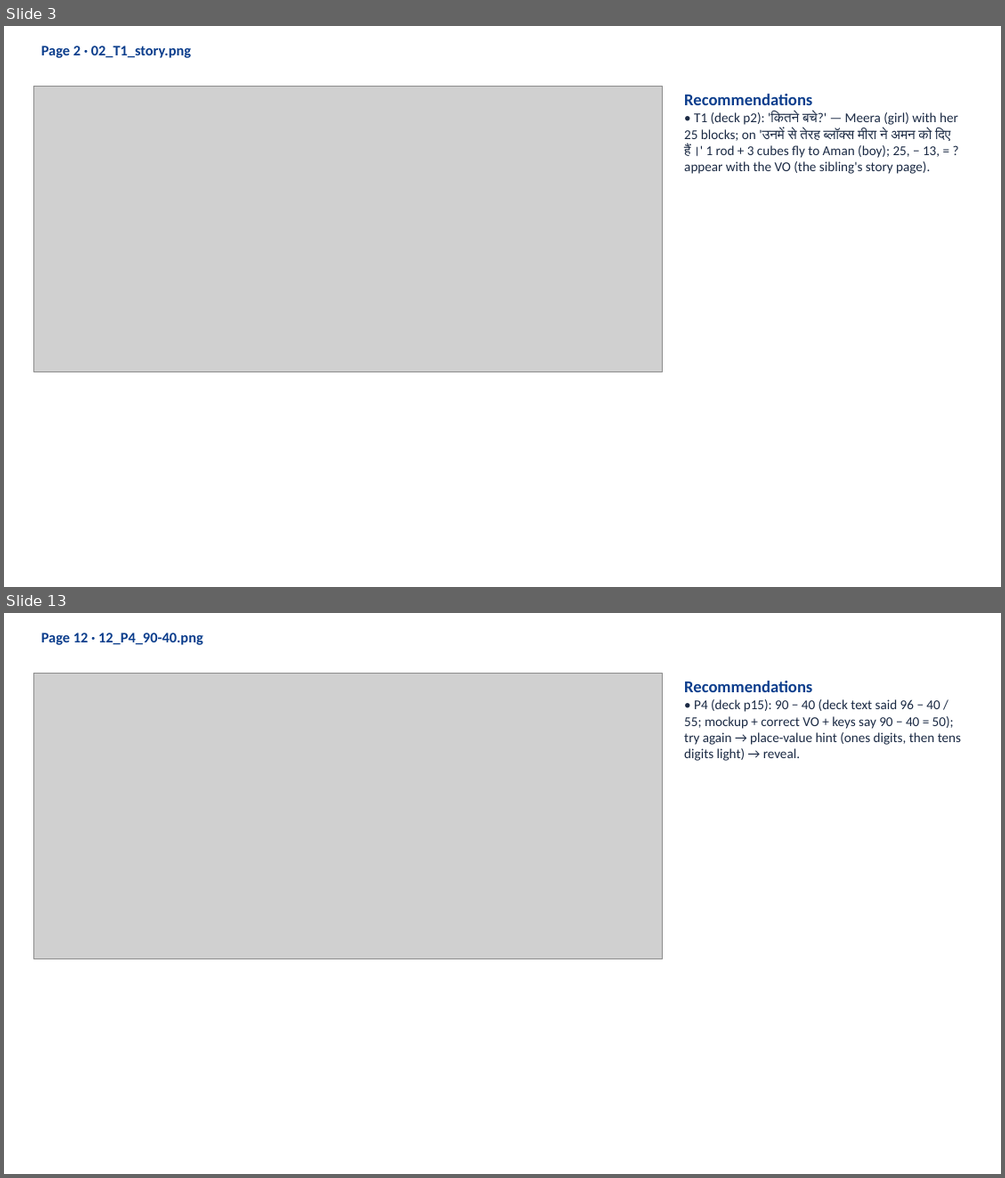
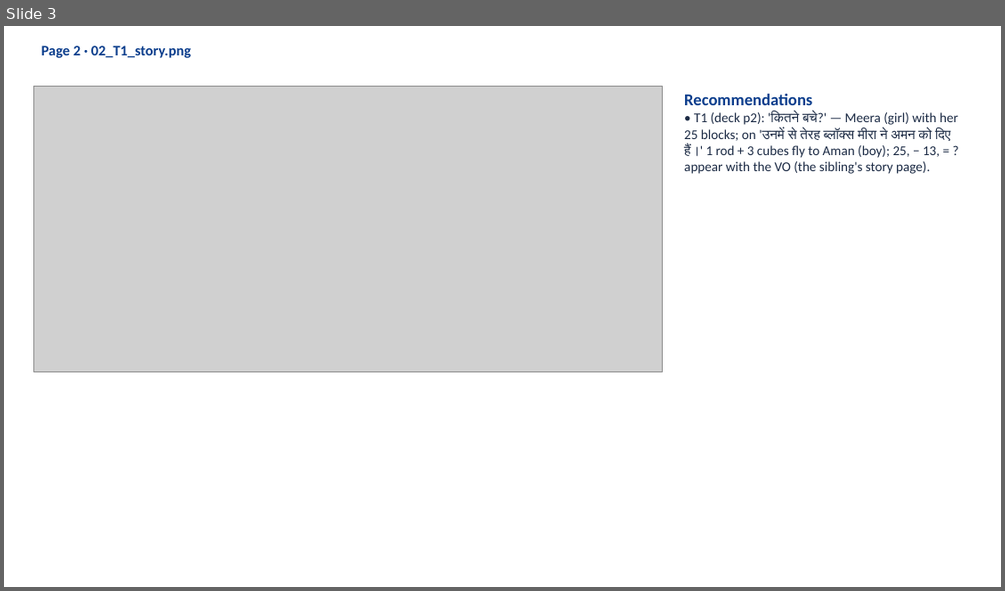
Before and after one commit to CodeWithPiyush0/MTG2A01_L04_S01-File6-, a slide deck: MTG2A01_L04_S01_build_v2_review.pptx. Shown one above the other, each under a label of ours: slides 3 and 13 before the commit, slide 3 after it; the slides between them are not shown. The pictures are 1005x1178 and 1005x591 pixels, drawn with LibreOffice and Linux fonts; fonts in the diff are those of the drawing; grey boxes stand for pictures. Boxes give left, top, right and bottom in pixels: in the first picture for what was removed or moved away, otherwise in the second. Text is boxed around its words. In the diff, an @@ line names an element or a change of style, - is before the commit and + after.

```diff
--- a/MTG2A01_L04_S01_build_v2_review.pptx
+++ b/MTG2A01_L04_S01_build_v2_review.pptx
@@ slide 13 removed at bbox=[4, 613, 1001, 1174], background #FFFFFF @@
@@ text removed at bbox=[41, 633, 203, 645] @@
-Page 12 · 12_P4_90-40.png
@@ picture removed at bbox=[34, 673, 662, 958] @@
@@ text removed at bbox=[684, 681, 961, 761] @@
-Recommendations
-• P4 (deck p15): 90 − 40 (deck text said 96 − 40 / 55; mockup + correct VO + keys say 90 − 40 = 50); try again → place-value hint (ones digits, then tens digits light) → reveal.
```
Also in this commit, not shown: 9 slides changed, 1 slide added, 1 other slide removed, 21 other files.
